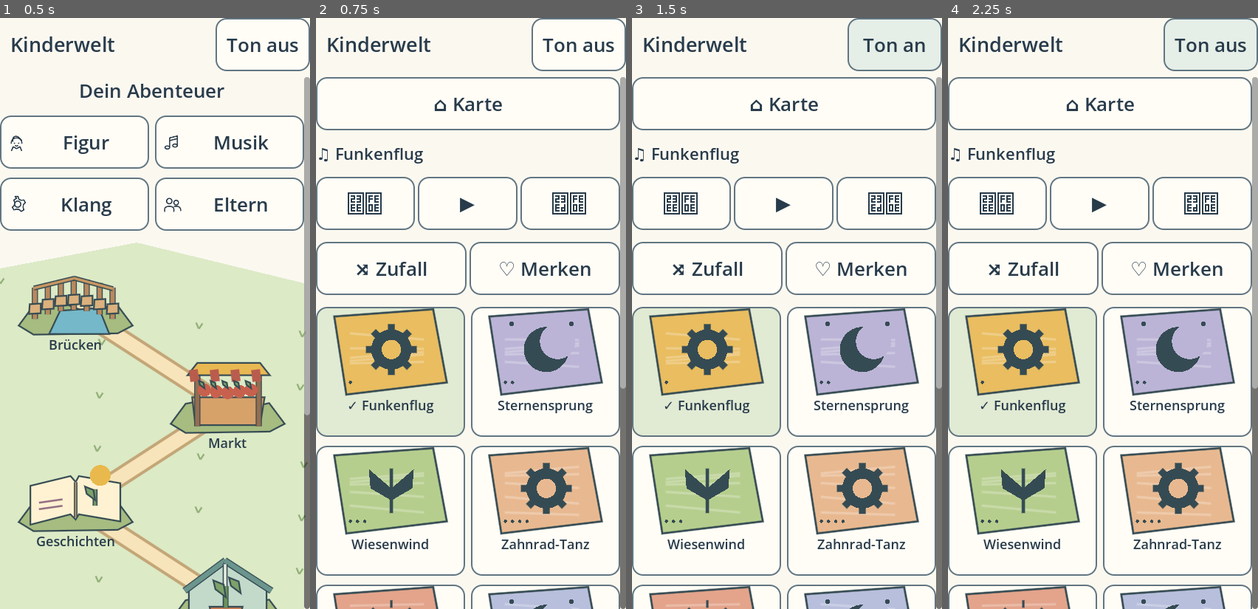
Above: before the commit, frames 1-4 (left to right).
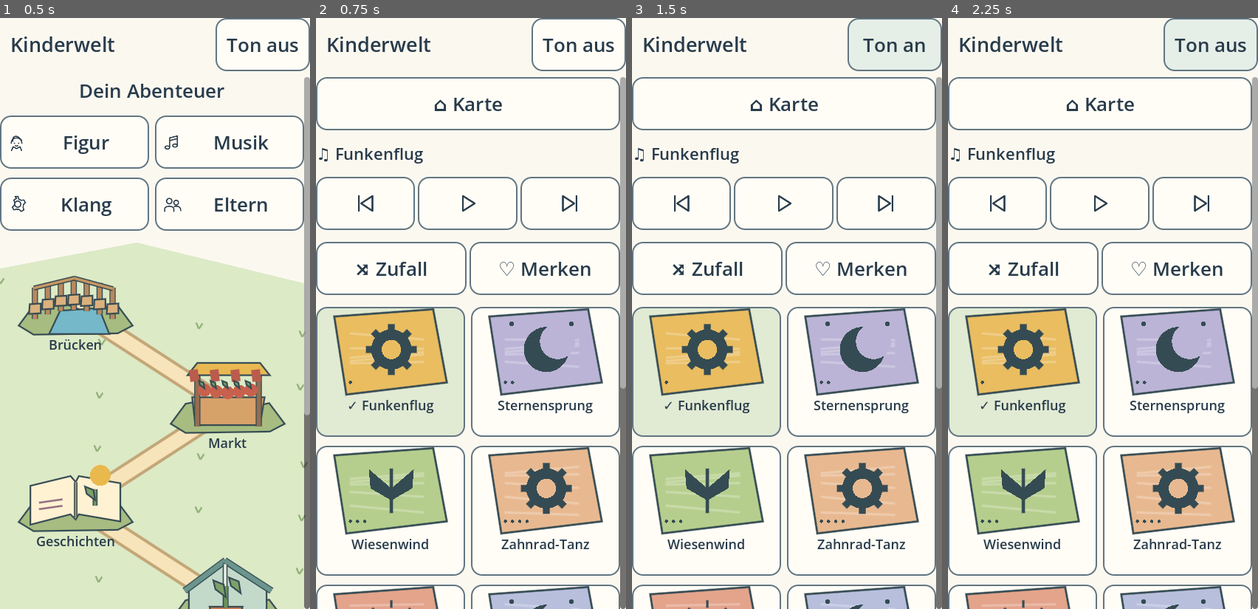
Above: after the commit, the same moments.

Repository: sayac007/Kinderwelt
Game: Godot game, scene res://core/main.tscn
Two runs of this game, one before a commit and one after it. Both use one fixed random seed, a clock stepped at 60 frames per second and the inputs below.
Inputs:
- Up to frame 1 (0.5 s): no input
- Up to frame 2 (0.75 s): click "Musik" at 0.5 s
- Up to frame 3 (1.5 s): click "Ton aus" at 1.25 s
- Up to frame 4 (2.25 s): click "Ton an" at 2 s

Frame 1 is identical in both runs. In frame 2, 0.5% of the frame differs, in the area x 10-88%, y 29-34%; in frame 3, 0.5%; in frame 4, 0.5%.

Commit message:
test: verify native swipe scrolling, audio payloads, compression and desktop resources

Diff:
--- /dev/null
+++ b/assets/icons/ui/next.svg
@@ -0,0 +1 @@
+<svg xmlns="http://www.w3.org/2000/svg" width="54" height="54" viewBox="0 0 54 54"><g fill="none" stroke="#283b4b" stroke-width="4" stroke-linecap="round" stroke-linejoin="round"><path d="M42 10v34M11 10l26 17-26 17z"/></g></svg>
--- /dev/null
+++ b/assets/icons/ui/play.svg
@@ -0,0 +1 @@
+<svg xmlns="http://www.w3.org/2000/svg" width="54" height="54" viewBox="0 0 54 54"><g fill="none" stroke="#283b4b" stroke-width="4" stroke-linecap="round" stroke-linejoin="round"><path d="M17 10l27 17-27 17z"/></g></svg>
--- /dev/null
+++ b/assets/icons/ui/previous.svg
@@ -0,0 +1 @@
+<svg xmlns="http://www.w3.org/2000/svg" width="54" height="54" viewBox="0 0 54 54"><g fill="none" stroke="#283b4b" stroke-width="4" stroke-linecap="round" stroke-linejoin="round"><path d="M12 10v34M43 10L17 27l26 17z"/></g></svg>
--- a/core/modern/musicbox.gd
+++ b/core/modern/musicbox.gd
@@ -14,9 +14,9 @@
 	add_child(current)
 	var controls := HBoxContainer.new()
 	add_child(controls)
-	host.button("⏮︎",func(): step(-1),controls).tooltip_text = "Voriger Titel"
-	host.button("▶︎",func(): select(selected()),controls).tooltip_text = "Titel anhören"
-	host.button("⏭︎",func(): step(1),controls).tooltip_text = "Nächster Titel"
+	transport(controls,"previous","Voriger Titel",func(): step(-1))
+	transport(controls,"play","Titel anhören",func(): select(selected()))
+	transport(controls,"next","Nächster Titel",func(): step(1))
 	var options := HBoxContainer.new()
 	add_child(options)
 	shuffle = host.button("",toggle_shuffle,options)
@@ -77,3 +77,9 @@
 	for id in covers:
 		covers[id].add_theme_stylebox_override("normal",preload("res://core/design.gd").style(Color("e1ead3") if selected()==id else Color("fffdf6")))
 		covers[id].get_child(1).text = ("✓ " if selected()==id else "")+Tracks.ITEMS[id].title
+
+func transport(parent: Node,icon: String,title: String,action: Callable) -> void:
+	var b: Button = host.button("",action,parent)
+	b.tooltip_text = title
+	preload("res://core/modern/icons.gd").apply(b,icon,32)
+	b.icon_alignment = HORIZONTAL_ALIGNMENT_CENTER
--- a/games/water/board.gd
+++ b/games/water/board.gd
@@ -114,14 +114,14 @@
 			draw_circle(at+Vector2(-cell*.25,-cell*.31),cell*.14,Color("c67758"))
 			continue
 		if model.goals.has(index):
+			for d in range(4):
+				if ports & (1<<d): stroke(at+Vector2(model.DIRS[d])*cell*.5,at+Vector2(0,cell*.15),Color("6ca2ad") if r.supplied.has(index) else Color("99aaa0"),cell*.10)
 			if model.tier==1 and index==14:
-				stroke(at+Vector2(-cell*.3,.15*cell),at+Vector2(cell*.3,.15*cell),Color("81a8a8"),cell*.14)
+				stroke(at+Vector2(-cell*.3,.15*cell),at+Vector2(cell*.3,.15*cell),Color("5299b4") if r.supplied.has(index) else Color("81a8a8"),cell*.14)
 				draw_circle(at+Vector2(0,-cell*.12),cell*.15,Color("ab7651"))
 				draw_circle(at+Vector2(cell*.13,-cell*.21),cell*.10,Color("ab7651"))
 				draw_circle(at+Vector2(cell*.16,-cell*.23),1.5,INK)
 			else: pot(at,r.supplied.has(index),model.goals[index])
-			for d in range(4):
-				if ports & (1<<d): stroke(at+Vector2(model.DIRS[d])*cell*.5,at,Color("6ca2ad") if r.supplied.has(index) else Color("99aaa0"),cell*.10)
 			continue
 		if ports==0:
 			draw_circle(at,3,Color("bba582"))
--- a/tests/modern.gd
+++ b/tests/modern.gd
@@ -38,6 +38,7 @@
 	await process_frame
 	await touch(button.get_global_rect().get_center())
 func run() -> void:
+	Input.set_emulate_touch_from_mouse(true) # Native Android-style ScrollContainer drag path.
 	for tier in range(3):
 		var m := Water.new(tier)
 		check(not m.evaluate().complete,"Initial puzzle is unsolved")
@@ -96,6 +97,25 @@
 			check(b.position.x>=0 and b.get_rect().end.x<=app.grid.size.x+1,"Map fits width")
 			for previous in previous_rects: check(not b.get_rect().intersects(previous),"Map places do not overlap")
 			previous_rects.append(b.get_rect())
+		if viewport==Vector2i(320,568):
+			app.scroll_view.scroll_vertical = 0
+			await process_frame
+			var start := Vector2(290,420)
+			var down := InputEventScreenTouch.new()
+			down.index=0;down.position=start;down.pressed=true
+			Input.parse_input_event(down)
+			await process_frame
+			for n in range(6):
+				var motion := InputEventScreenDrag.new()
+				motion.index=0;motion.position=start+Vector2(0,-25*(n+1));motion.relative=Vector2(0,-25);motion.velocity=Vector2(0,-400)
+				Input.parse_input_event(motion)
+				await process_frame
+			var up := InputEventScreenTouch.new()
+			up.index=0;up.position=start+Vector2(0,-150)
+			Input.parse_input_event(up)
+			await process_frame
+			check(app.scroll_view.scroll_vertical>50,"Long synthetic finger swipe actually scrolls the map")
+			check(app.active.is_empty(),"Scrolling does not accidentally open a place")
 		var catalog = preload("res://core/catalog.gd").modules()
 		for i in range(5):
 			app.hub()
@@ -201,5 +221,6 @@
 	app.narration.cancel()
 	app.free()
 	await create_timer(.5).timeout
+	Input.set_emulate_touch_from_mouse(false)
 	print("MODERN RESULT: %d checks, %d failures" % [checks,failures])
 	quit(1 if failures else 0)
--- a/tests/qa/benchmark_modern.gd
+++ b/tests/qa/benchmark_modern.gd
@@ -21,6 +21,8 @@
 		await process_frame
 		await process_frame
 		samples.append({"scene":name,"ready_ms":(Time.get_ticks_usec()-start)/1000.0,"static_memory_bytes":OS.get_static_memory_usage(),"resources":Performance.get_monitor(Performance.OBJECT_RESOURCE_COUNT)})
+	app.store.data.muted = false
+	app.audio.sync_settings()
 	var max_voices := 0
 	for id in preload("res://core/modern/tracks.gd").ITEMS:
 		start = Time.get_ticks_usec()
@@ -34,6 +36,10 @@
 	var paused: bool = app.audio.music.suspended
 	app.audio.music._notification(Node.NOTIFICATION_APPLICATION_RESUMED)
 	var resumed: bool = not app.audio.music.suspended
+	app.open_water()
+	app.modern_view.model.rotate(5)
+	app.modern_view.model.rotate(6)
+	app.modern_view.turn_water()
 	var frames := []
 	for i in range(90):
 		start = Time.get_ticks_usec()
--- a/tests/qa/render_modern.gd
+++ b/tests/qa/render_modern.gd
@@ -13,12 +13,13 @@
 	frames.append({"file":file,"state":name,"pixels":[image.get_width(),image.get_height()]})
 func capture() -> void:
 	if output.is_empty() or DisplayServer.get_name()=="headless": push_error("Real display/output required");quit(1);return
-	for profile in [{"name":"small","size":Vector2i(320,568),"dpi":0},{"name":"phone","size":Vector2i(360,800),"dpi":0},{"name":"landscape","size":Vector2i(800,360),"dpi":0},{"name":"dense","size":Vector2i(1080,2400),"dpi":420}]:
+	for profile in [{"name":"small","size":Vector2i(320,568),"dpi":0},{"name":"large-text","size":Vector2i(320,568),"dpi":0,"text_scale":1.15},{"name":"phone","size":Vector2i(360,800),"dpi":0},{"name":"landscape","size":Vector2i(800,360),"dpi":0},{"name":"dense","size":Vector2i(1080,2400),"dpi":420}]:
 		root.size = profile.size
 		var app: Control = load("res://core/main.tscn").instantiate()
 		app.simulated_dpi = profile.dpi
 		root.add_child(app)
 		app.store.reset()
+		app.store.data.text_scale = profile.get("text_scale",1.0)
 		app.store.data.muted = true
 		app.store.data.reduced_motion = true
 		app.audio.sync_settings()
@@ -30,6 +31,10 @@
 		app.heroes()
 		app.scroll_view.scroll_vertical = 0
 		await snap("heroes",profile)
+		for pose in ["idle","move","think","success"]:
+			for button in app.body.get_child(2).get_children():
+				button.get_child(0).animation = pose
+			await snap("heroes-"+pose,profile)
 		app.musicbox()
 		app.scroll_view.scroll_vertical = 0
 		await snap("musicbox",profile)
Not shown, added: assets/icons/ui/next.svg.import
Not shown, added: assets/icons/ui/play.svg.import
Not shown, added: assets/icons/ui/previous.svg.import
Not shown, changed: .github/workflows/android.yml
Not shown, changed: .github/workflows/test.yml
Not shown, changed: scripts/android/analyze_size.py
Not shown, changed: scripts/android/build.py
Not shown, changed: scripts/android/verify.py
Not shown, added: scripts/qa/measure_process.py
Not shown, changed: tests/android/test_verification.py
Not shown, changed: tests/qa/modern-performance.sh
Not shown, changed: tests/qa/modern-render.sh
